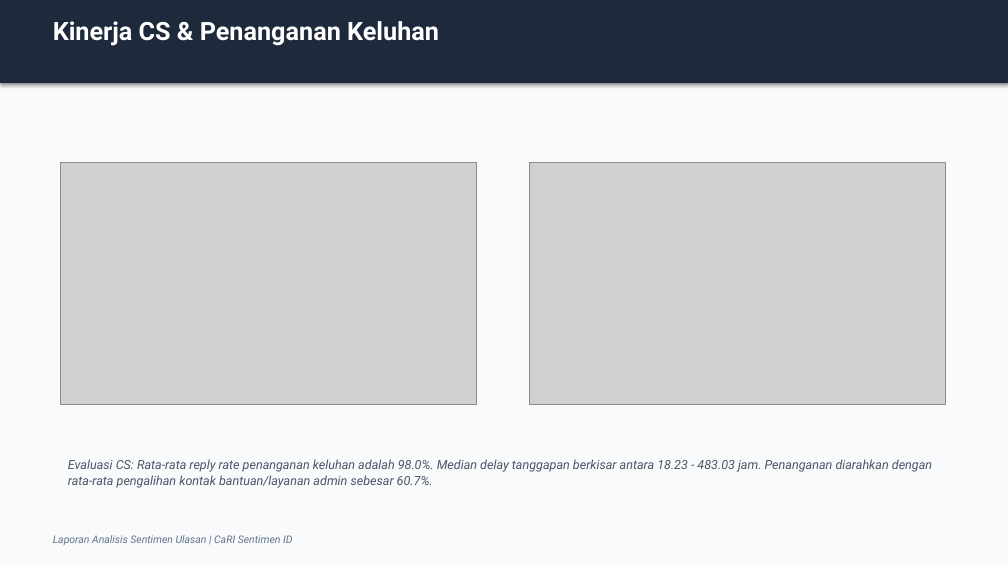
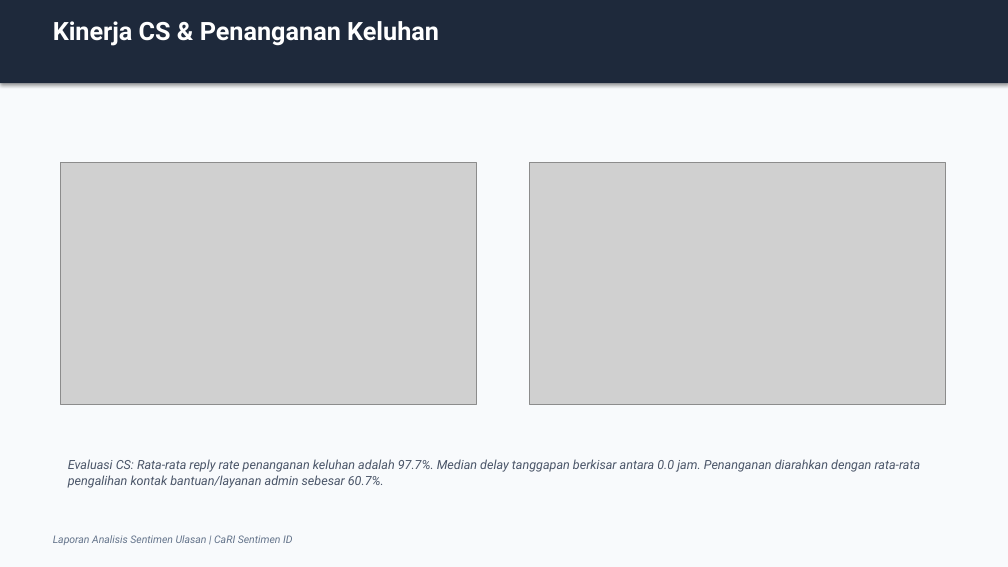
Before and after one commit to pengikut-raja-capybara/cari-sentimen-id-output, a slide deck: slide 5 of edlink-review-analysis/reports/report_edlink.pptx. Drawn at 1008x567 pixels with LibreOffice and Linux fonts; fonts in the diff are those of the drawing; grey boxes stand for pictures. Boxes give left, top, right and bottom in pixels: in the first picture for what was removed or moved away, otherwise in the second. Text is boxed around its words. In the diff, an @@ line names an element or a change of style, - is before the commit and + after.

```diff
--- a/edlink-review-analysis/reports/report_edlink.pptx
+++ b/edlink-review-analysis/reports/report_edlink.pptx
@@ text at [68,459,921,488]: text changed @@
-Evaluasi CS: Rata-rata reply rate penanganan keluhan adalah 98.0%. Median delay tanggapan berkisar antara 18.23 - 483.03 jam. Penanganan diarahkan dengan rata-rata pengalihan kontak bantuan/layanan admin sebesar 60.7%.
+Evaluasi CS: Rata-rata reply rate penanganan keluhan adalah 97.7%. Median delay tanggapan berkisar antara 0.0 jam. Penanganan diarahkan dengan rata-rata pengalihan kontak bantuan/layanan admin sebesar 60.7%.
```
Also in this commit, not shown: 2 other slides changed, 58 other files.
